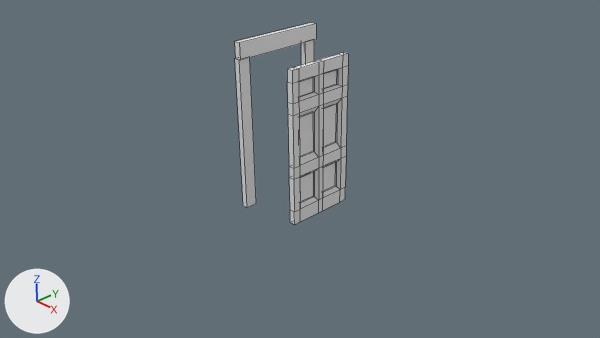
Two versions of the Blender file door.blend, one commit apart.
Rendered twice from the file's camera 'Camera'. The lights are fixed; the arrows at lower left show +X, +Y and +Z. Mesh edges are drawn as thin lines on the coarser meshes.

Before the edit, the objects in view are built like this:
```python
me_cube_002 = bpy.data.meshes.new('Cube.002')
me_cube_002.from_pydata(...)  # a box spanning x -0.05..0.05, y -0.1..0.1, z 0.0..2.5
me_cube_003 = bpy.data.meshes.new('Cube.003')
me_cube_003.from_pydata(...)  # a box spanning x -0.05..0.05, y -0.78..0.78, z -0.16..0.1
me_cube_005 = bpy.data.meshes.new('Cube.005')
me_cube_005.from_pydata(...)  # 144 vertices, 142 faces; spans x -0.05..0.05, y -0.57..0.57, z 0.0..2.5
ob_frame_000 = bpy.data.objects.new('Frame.000', me_cube_002)
ob_frame_000.location = (0.0, -0.68, 0.0)
ob_frame_002 = bpy.data.objects.new('Frame.002', me_cube_003)
ob_frame_002.location = (0.03, 0.0, 2.66)
ob_frame_003 = bpy.data.objects.new('Frame.003', me_cube_005)
ob_frame_003.location = (0.93, 0.0, 0.0)
```
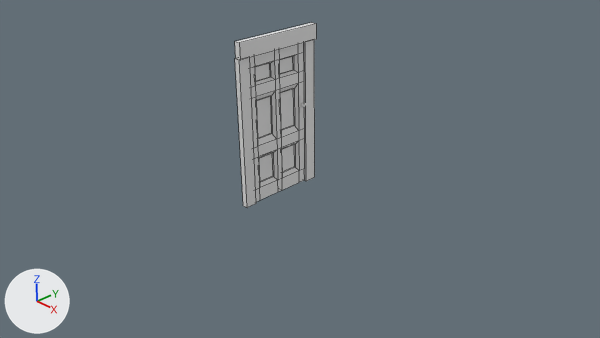
The change, as a list of edits to the scene's bpy script:
```text
Change ob_frame_003:
    ob_frame_003.location: (0.93, 0.0, 0.0) -> (-0.05, 0.0, 0.0)
```

Where the change shows, as pixel boxes [x1, y1, x2, y2] in the pictures (600 x 338 px):
'Frame.003', moved: before [287, 52, 348, 224]; after [250, 43, 305, 202]
'Frame.001', unchanged, uncovered by the edit: before [301, 40, 314, 65]; after [303, 40, 315, 181]
